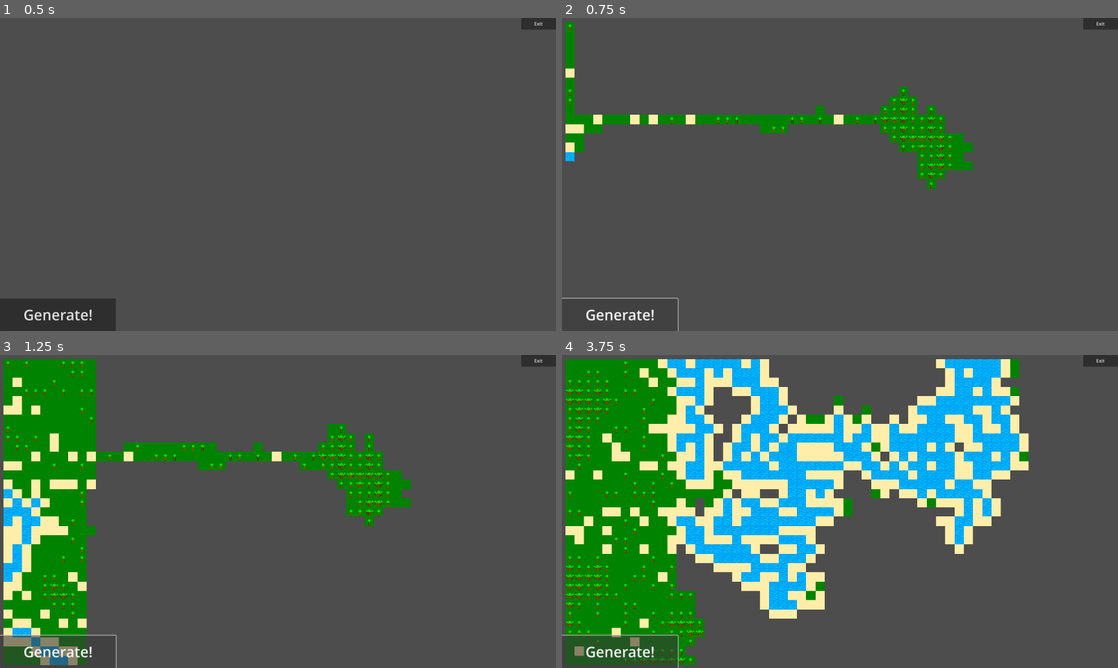
Above: before the commit, frames 1-4 (two rows, left to right).
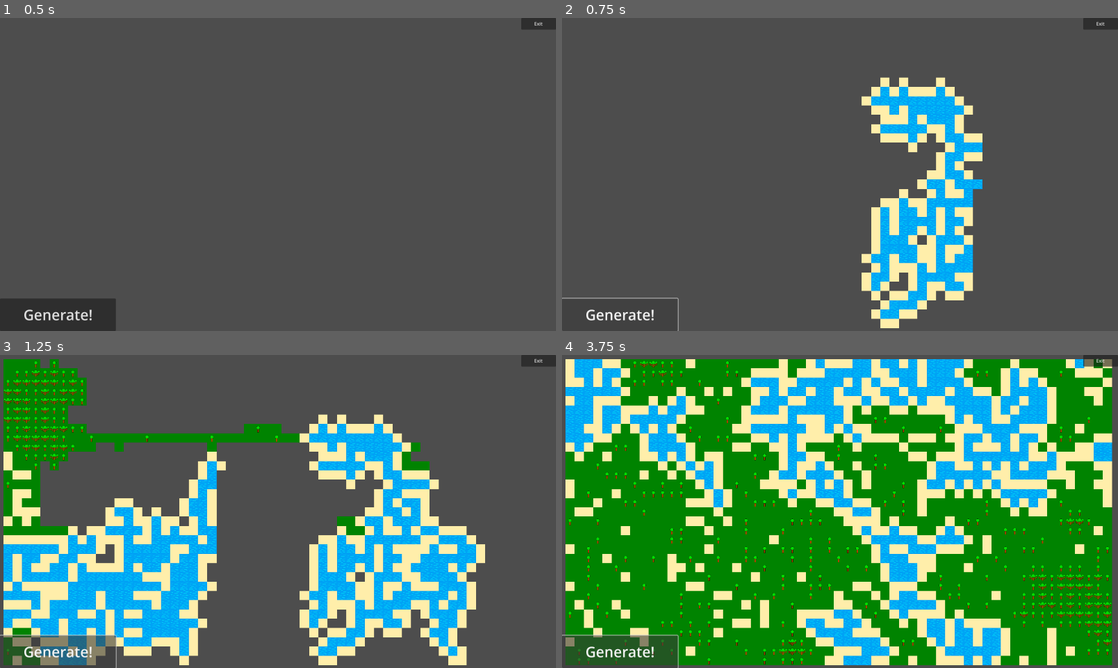
Above: after the commit, the same moments.

Repository: JomberR/Wave-Function-Collapse
Game: Godot game, scene res://Levels/Test_Level.tscn
Same seed, same stepped clock (60 frames per second), same inputs: the game is played once before the commit and once after it.
Inputs:
- Up to frame 1 (0.5 s): no input
- Up to frame 2 (0.75 s): click "Generate!" at 0.5 s
- Up to frame 3 (1.25 s): no input
- Up to frame 4 (3.75 s): click "Generate!" at 1.25 s; click "Generate!" at 2 s

Frame 1 is identical in both runs. In frame 2, 14% of the frame differs, in the area x 0-76%, y 1-100%; in frame 3, 41%; in frame 4, 78%, in the area x 0-99%, y 1-100%.

Commit message:
Limit is now based on a percentage

Diff:
--- a/Levels/Test_Level.tscn
+++ b/Levels/Test_Level.tscn
@@ -6,7 +6,9 @@
 [node name="Test_Level" type="Node2D"]
 
 [node name="Wave_Function_Collapse_Generic" parent="." instance=ExtResource("1_t4lt5")]
-tiles_to_place = 10
+height = 33
+width = 59
+tiles_to_place = 20
 
 [node name="Camera2D" type="Camera2D" parent="."]
 position = Vector2(1897, 1052)
--- a/Scripts/Wave_Function_Collapse/Wave_Function_Collapse.gd
+++ b/Scripts/Wave_Function_Collapse/Wave_Function_Collapse.gd
@@ -13,6 +13,7 @@
 @export var placement_delay: float = .01
 @export var tiles_to_place: int = 1
 
+var _map_size: int
 var _wave_cells: Array[Wave_Cell] = []
 var _delay: float
 var _is_generating: bool = false
@@ -20,11 +21,13 @@
 # Called when the node enters the scene tree for the first time.
 func _ready():
 	_delay = placement_delay
+	_map_size = height * width
 
 func generate_map():
 	tileMap.clear()
 	_wave_cells.clear()
 	_reset_tile_count()
+	_set_tile_map_size()
 
 	_populate_cells(wave_cell)
 	_collapse_random_cell()
@@ -46,6 +49,10 @@
 func _reset_tile_count():
 	for tile_resource in possible_tiles_resources:
 		tile_resource.tiles_placed = 0
+
+func _set_tile_map_size():
+	for tile_resource in possible_tiles_resources:
+		tile_resource.map_size = _map_size
 
 func _populate_cells(cell):
 	for x in width:
@@ -86,7 +93,6 @@
 
 	return lowest_cell
 
-
 func _collapse_random_cell():
 	var random = RandomNumberGenerator.new()
 	random.randomize()
--- a/Scripts/Wave_Function_Collapse/Wave_Tile.gd
+++ b/Scripts/Wave_Function_Collapse/Wave_Tile.gd
@@ -3,9 +3,11 @@
 
 @export var tile_name: String
 
+#This should be a percentage
+@export var limit: float = -1
+
 @export var weight: int = 10
-@export var limit: int = -1
-@export var weight_limit_penalty = 0
+@export var weight_limit_penalty: int = 0
 
 #Our weight that we want to use for calculations may be different from our starting weight.
 	#For example, if we want to reduce the weight if we have over a certain amount of tiles.
@@ -14,6 +16,7 @@
 
 #A manager should modify/reset/keep track of this value.
 var tiles_placed = 0
+var map_size: int
 
 #To be more clear: the index of the tile in the tilemap. It could be different depending checked which map we're using.
 @export var source_id: int
@@ -22,14 +25,6 @@
 #We can neighbor these tiles! Any other tiles are invalid.
 @export var valid_neighbors: Array[String] = []
 
-func _get_modified_weight():
-	var modified = 1
-	if(limit == -1 || tiles_placed < limit):
-		return weight
-	else:
-		modified = clampi(weight - weight_limit_penalty, 1, weight)
-		return modified
-
 #We can only be placed next to valid neighbors.
 func is_valid(tile_list: Array) -> bool:
 	for valid_neighbor in valid_neighbors:
@@ -37,3 +32,20 @@
 			if(valid_neighbor == tile.tile_name):
 				return true
 	return false
+
+func _get_modified_weight():
+	var modified = 1
+
+	var calculated_limit: int
+	calculated_limit = int(round(map_size * limit))
+
+#	print(str(tile_name) + ": Limit " + str(calculated_limit))
+#	print(str(tile_name) + ": Total " + str(tiles_placed))
+
+	if(limit == -1 || tiles_placed < calculated_limit):
+#		print(str(tile_name) + ": Weight " + str(weight))
+		return weight
+	else:
+		modified = clampi(weight - weight_limit_penalty, 1, weight)
+#		print(str(tile_name) + ": Weight " + str(modified))
+		return modified
--- a/Wave_Function_Collapse/Generic/Tiles/Wave_Tile_Generic_Forest.tres
+++ b/Wave_Function_Collapse/Generic/Tiles/Wave_Tile_Generic_Forest.tres
@@ -5,9 +5,9 @@
 [resource]
 script = ExtResource("1_mcqca")
 tile_name = "forest"
-weight = 7
-limit = 150
-weight_limit_penalty = 6
+limit = 0.08
+weight = 6
+weight_limit_penalty = 5
 source_id = 2
 atlas_coords = Vector2i(0, 0)
 valid_neighbors = Array[String](["forest", "tree"])
--- a/Wave_Function_Collapse/Generic/Tiles/Wave_Tile_Generic_Grass.tres
+++ b/Wave_Function_Collapse/Generic/Tiles/Wave_Tile_Generic_Grass.tres
@@ -5,9 +5,9 @@
 [resource]
 script = ExtResource("1_yni2h")
 tile_name = "grass"
+limit = 0.5
 weight = 20
-limit = -1
-weight_limit_penalty = 0
+weight_limit_penalty = 10
 source_id = 0
 atlas_coords = Vector2i(0, 0)
 valid_neighbors = Array[String](["grass", "tree", "sand"])
--- a/Wave_Function_Collapse/Generic/Tiles/Wave_Tile_Generic_Sand.tres
+++ b/Wave_Function_Collapse/Generic/Tiles/Wave_Tile_Generic_Sand.tres
@@ -5,9 +5,9 @@
 [resource]
 script = ExtResource("1_w5ke6")
 tile_name = "sand"
+limit = 0.25
 weight = 6
-limit = -1
-weight_limit_penalty = 0
+weight_limit_penalty = 3
 source_id = 4
 atlas_coords = Vector2i(0, 0)
 valid_neighbors = Array[String](["sand", "water", "grass"])
--- a/Wave_Function_Collapse/Generic/Tiles/Wave_Tile_Generic_Tree.tres
+++ b/Wave_Function_Collapse/Generic/Tiles/Wave_Tile_Generic_Tree.tres
@@ -5,9 +5,9 @@
 [resource]
 script = ExtResource("1_dmgpj")
 tile_name = "tree"
+limit = 0.1
 weight = 8
-limit = -1
-weight_limit_penalty = 0
+weight_limit_penalty = 4
 source_id = 1
 atlas_coords = Vector2i(0, 0)
 valid_neighbors = Array[String](["tree", "grass", "forest"])
--- a/Wave_Function_Collapse/Generic/Tiles/Wave_Tile_Generic_Water.tres
+++ b/Wave_Function_Collapse/Generic/Tiles/Wave_Tile_Generic_Water.tres
@@ -5,8 +5,8 @@
 [resource]
 script = ExtResource("1_x4qc6")
 tile_name = "water"
+limit = 0.2
 weight = 8
-limit = 300
 weight_limit_penalty = 7
 source_id = 3
 atlas_coords = Vector2i(0, 0)
--- a/Wave_Function_Collapse/Generic/Wave_Function_Collapse_Generic.tscn
+++ b/Wave_Function_Collapse/Generic/Wave_Function_Collapse_Generic.tscn
@@ -11,8 +11,6 @@
 
 [node name="Wave_Function_Collapse_Generic" type="Node2D" node_paths=PackedStringArray("tileMap")]
 script = ExtResource("1_rpvpg")
-height = 33
-width = 59
 tileMap = NodePath("TileMap_Generic")
 wave_cell = ExtResource("2_0q6vn")
 possible_tiles_resources = Array[Resource("res://Scripts/Wave_Function_Collapse/Wave_Tile.gd")]([ExtResource("3_qmhwy"), ExtResource("4_8lprm"), ExtResource("5_fwyf1"), ExtResource("6_guhs5"), ExtResource("7_b6dq1")])
--- a/project.godot
+++ b/project.godot
@@ -37,5 +37,4 @@
 
 [rendering]
 
-renderer/rendering_method="gl_compatibility"
 environment/default_environment="res://default_env.tres"
